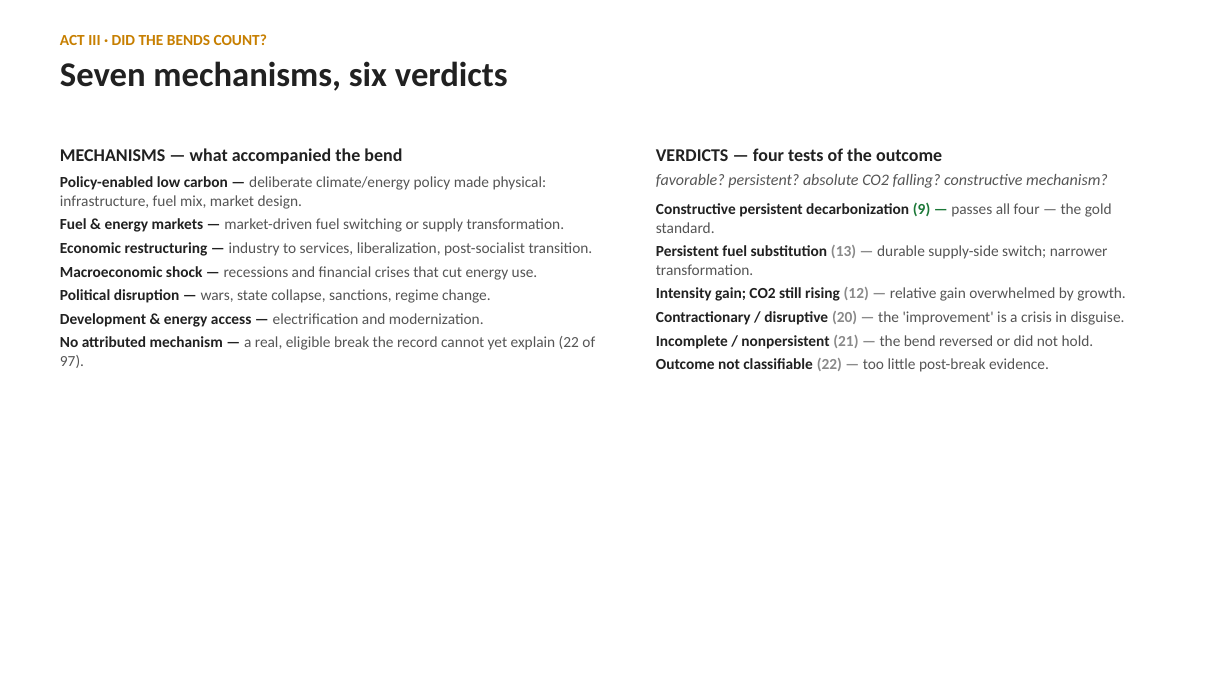
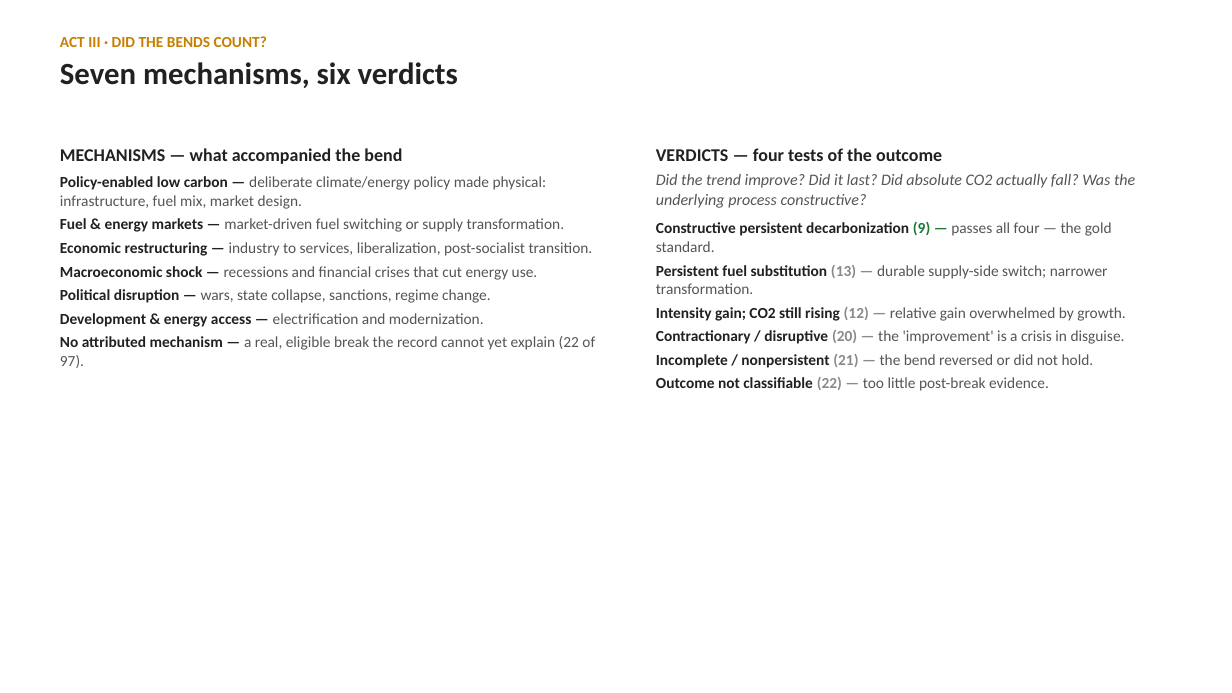
Before and after one commit to cwejnert/HDI-Happiness, a slide deck: slide 13 of carbon_breakpoints_takeaway_figures/what_bends_the_curve_final.pptx. Drawn at 1232x693 pixels with LibreOffice and Linux fonts; fonts in the diff are those of the drawing. Boxes give left, top, right and bottom in pixels: in the first picture for what was removed or moved away, otherwise in the second. Text is boxed around its words. In the diff, an @@ line names an element or a change of style, - is before the commit and + after.

```diff
--- a/carbon_breakpoints_takeaway_figures/what_bends_the_curve_final.pptx
+++ b/carbon_breakpoints_takeaway_figures/what_bends_the_curve_final.pptx
@@ text at [60, 62, 458, 88]: size 27 to 24 pt in "Seven mechanisms, six verdicts" @@
@@ text at [656, 174, 1135, 208]: text changed @@
-favorable? persistent? absolute CO2 falling? constructive mechanism?
+Did the trend improve? Did it last? Did absolute CO2 actually fall? Was the underlying process constructive?
```
Also in this commit, not shown: 15 other slides changed, 5 slides added, 5 slides removed, 2 other files.
